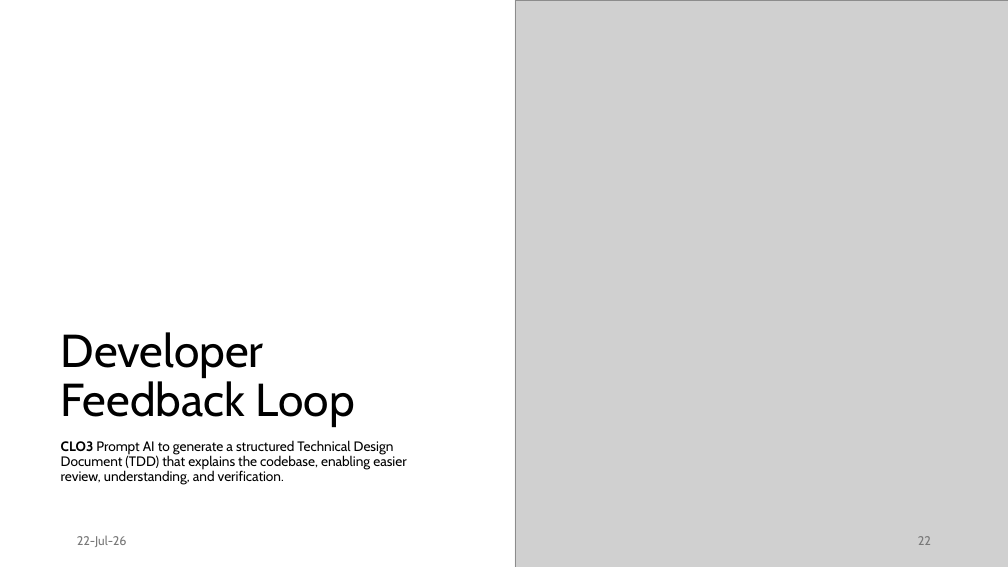
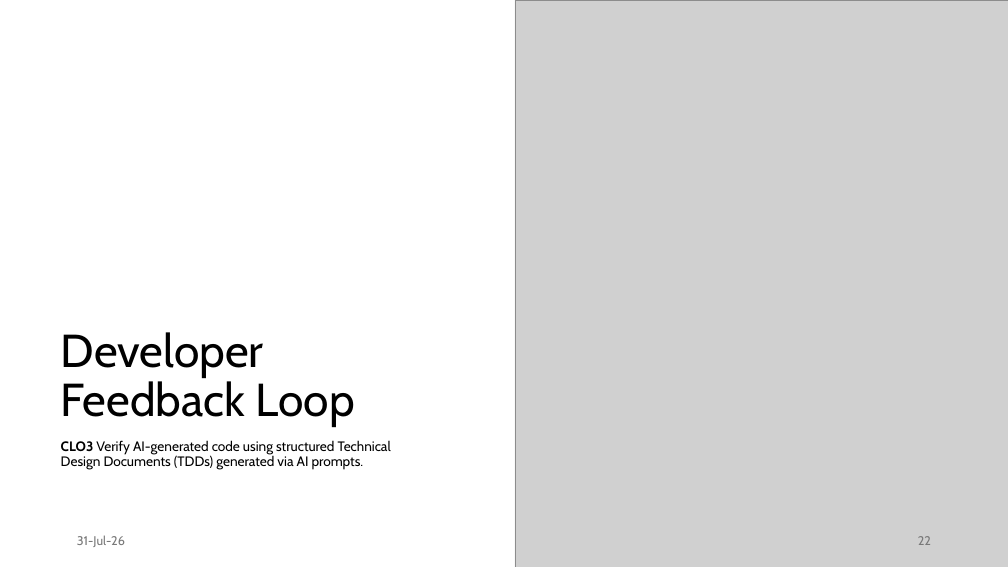
Before and after one commit to ploy-np/vibe-coding-101, a slide deck: slide 22 of vibe-coding.pptx. Drawn at 1008x567 pixels with LibreOffice and Linux fonts; fonts in the diff are those of the drawing; grey boxes stand for pictures. Boxes give left, top, right and bottom in pixels: in the first picture for what was removed or moved away, otherwise in the second. Text is boxed around its words. In the diff, an @@ line names an element or a change of style, - is before the commit and + after.

```diff
--- a/vibe-coding.pptx
+++ b/vibe-coding.pptx
@@ text at [61, 440, 391, 470]: text changed @@
-CLO3 Prompt AI to generate a structured Technical Design Document (TDD) that explains the codebase, enabling easier review, understanding, and verification.
+CLO3 Verify AI-generated code using structured Technical Design Documents (TDDs) generated via AI prompts.
@@ text at [77, 535, 125, 547]: text changed @@
-22-Jul-26
+31-Jul-26
```
Also in this commit, not shown: 38 other slides changed.
